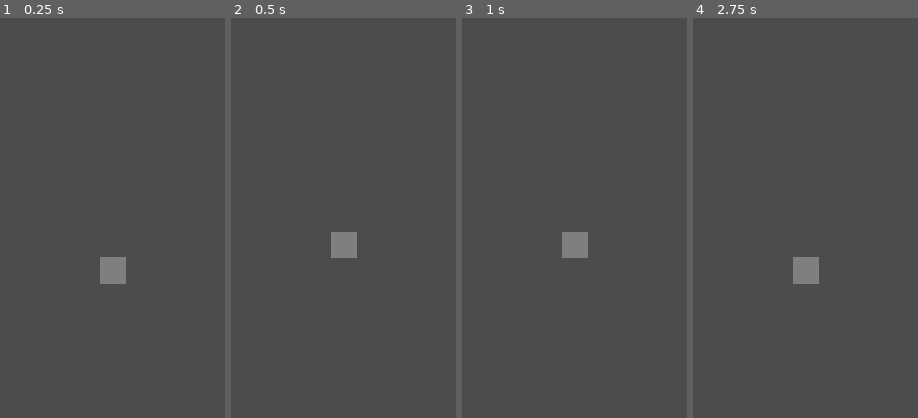
Above: before the commit, frames 1-4 (left to right).
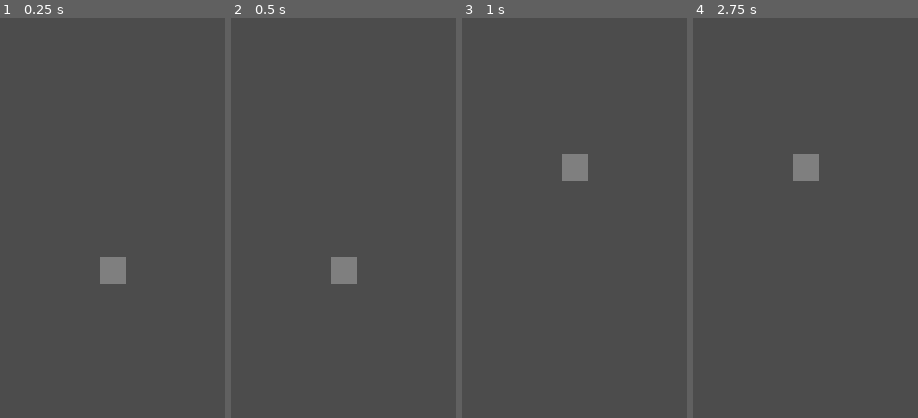
Above: after the commit, the same moments.

Repository: rezgi/onna
Game: Godot game, scene res://Main.tscn
Two runs of this game, one before a commit and one after it. Both use one fixed random seed, a clock stepped at 60 frames per second and the inputs below. The engine's default icon, where the game draws it, is replaced by a stand-in: a white triangle on a blue panel in a dark square.
Inputs:
- Up to frame 1 (0.25 s): no input
- Up to frame 2 (0.5 s): no input
- Up to frame 3 (1 s): no input
- Up to frame 4 (2.75 s): tap Enter at 2 s
The pictures show only the part of the screen within x 25-75%, y 17-67%; the shares and areas given below are measured in that part.

Frame 1 is identical in both runs. In frame 2, 1.5% of the frame differs, in the area x 44-56%, y 53-67%; in frame 3, 1.5%; in frame 4, 1.6%, in the area x 44-56%, y 34-67%.

Commit message:
added every beat to tempo data and made speed public

Diff:
--- a/Beat.gd
+++ b/Beat.gd
@@ -2,7 +2,7 @@
 
 """
 Metronome scene that takes a tempo (bpm) in the inspector and emits a signal with a dictionary
-counting the full measure, the quarter notes and the eight notes.
+counting the full measure, the quarter notes and the syncope notes.
 
 Sound can be activated for debugging in inspector.
 """
@@ -12,8 +12,8 @@
 export var bpm := 120
 export var sound_debug := false
 
-var count_eight := 0
-var tempo = {"full" : 0, "quart" : 1, "eight" : 1}
+var counter := 0
+var tempo = {"full" : 0, "quart" : 1, "syncope" : null, "eight": 0}
 
 func _ready():
 	$mainTempo.wait_time = bpm2sec(bpm * 2.0)
@@ -25,20 +25,25 @@
 
 
 func _on_mainTempo_timeout():
-	if count_eight % 8 == 0:
+	if counter % 8 == 0:
 		tempo.full += 1
 		tempo.quart = 1
-		tempo.eight = 1
+		tempo.syncope = null
+		counter = 0
 		$metronome01.volume_db = 0
 		$metronome01.play() if sound_debug else ""
-	elif count_eight % 2 == 0:
+	elif counter % 2 == 0:
 		tempo.quart += 1
+		tempo.syncope = null
 		$metronome01.volume_db = -10
 		$metronome01.play() if sound_debug else ""
 	else:
+		tempo.syncope = tempo.quart + .5
 		$metronome02.play() if sound_debug else ""
 
 	emit_signal("tempo_on", tempo)
-	tempo.eight += .5
-	count_eight += 1
+	tempo.eight = counter + 1
+	print(tempo)
+#	tempo.syncope += .5
+	counter += 1
 	$mainTempo.start()
--- a/Main.tscn
+++ b/Main.tscn
@@ -11,3 +11,6 @@
 
 [node name="Player" parent="." instance=ExtResource( 3 )]
 position = Vector2( 540, 960 )
+distance = 256
+move_on_measure = false
+move_on_syncope = true
--- a/Player.gd
+++ b/Player.gd
@@ -9,14 +9,14 @@
 export var direction := Vector2(0, 1)
 export (bool) var move_on_measure = true
 export (bool) var move_on_quart = false
-# warning-ignore:unused_class_variable
+export (bool) var move_on_syncope = false
 export (bool) var move_on_eight = false
+export (float, 1) var SPEED = 0.2
 
 var target = Vector2.ZERO
 var move_vector := Vector2.ZERO
 var measure_count := 0
 var has_moved := false
-const SPEED := 0.2
 
 func _ready():
 	position = get_viewport_rect().size / 2
@@ -24,7 +24,6 @@
 func _physics_process(delta):
 	if target != Vector2.ZERO:
 		move_vector = ((target - position) * SPEED) / delta
-# warning-ignore:return_value_discarded
 		move_and_collide(move_vector * delta)
 
 func beat_signal(tempo):
@@ -32,8 +31,12 @@
 		count_full_measure(tempo)
 	elif move_on_quart:
 		count_quart_measure(tempo)
+	elif move_on_syncope:
+		count_syncope_measure(tempo)
+	elif move_on_eight:
+		count_eight_measure(tempo)
 	else:
-		count_eight_measure(tempo)
+		return
 
 func compute_target():
 	var new_distance
@@ -61,15 +64,19 @@
 		target = Vector2.ZERO
 
 func count_quart_measure(tempo):
-	if tempo.quart == tempo.eight:
+	if !tempo.syncope:
+		has_moved = !has_moved
+		compute_target()
+	else:
+		target = Vector2.ZERO
+
+func count_syncope_measure(tempo):
+	if tempo.syncope:
 		has_moved = !has_moved
 		compute_target()
 	else:
 		target = Vector2.ZERO
 
 func count_eight_measure(tempo):
-	if tempo.quart != tempo.eight:
-		has_moved = !has_moved
-		compute_target()
-	else:
-		target = Vector2.ZERO
+	has_moved = !has_moved
+	compute_target()
Not shown, changed: README.md
